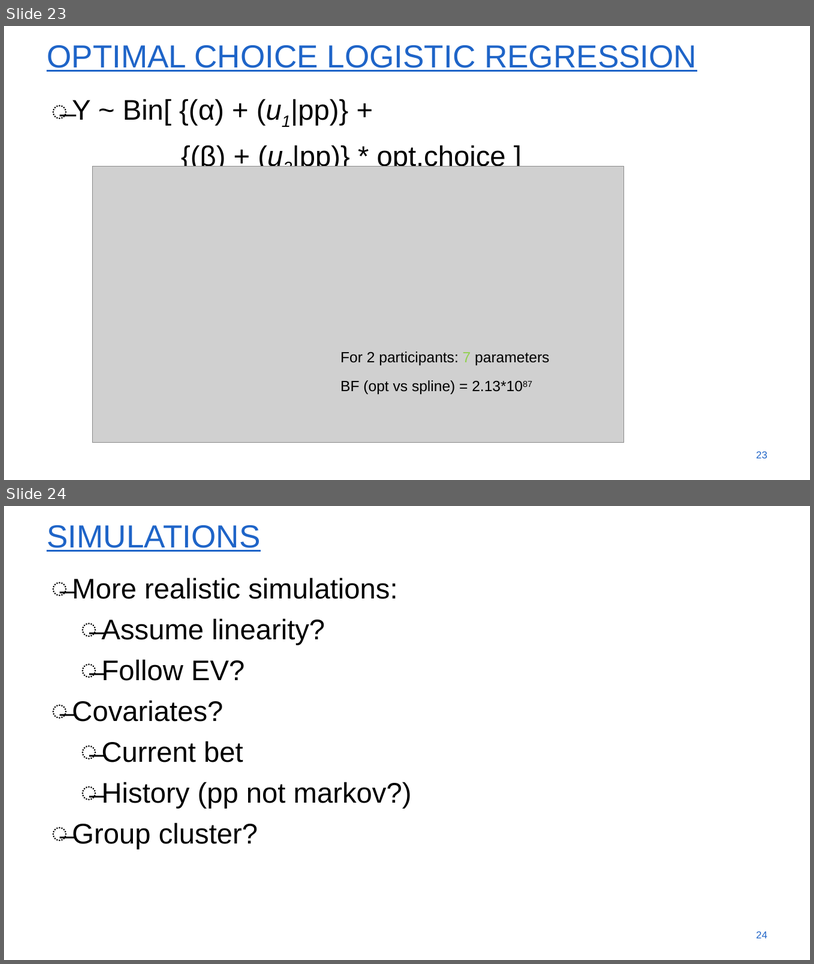
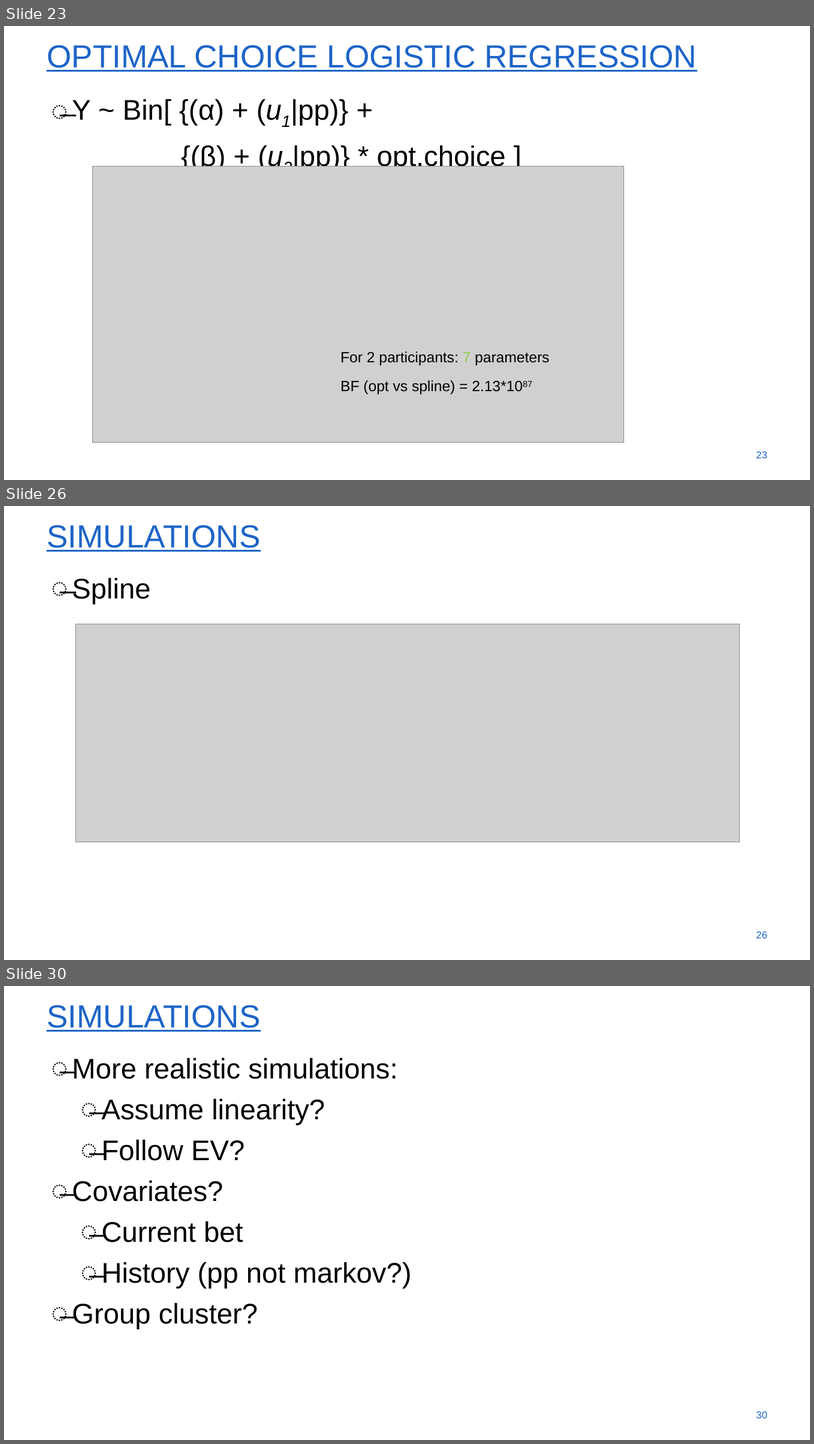
Before and after one commit to SvenWientjes/ModularGraphs-RL, a slide deck: Docs/Hierarchical reward task.pptx. Shown one above the other, each under a label of ours: slides 23 and 24 before the commit, slides 23, 26 and 30 after it; the slides between them are not shown. The pictures are 814x964 and 814x1444 pixels, drawn with LibreOffice and Linux fonts; fonts in the diff are those of the drawing; grey boxes stand for pictures; background and template pictures are left out. Boxes give left, top, right and bottom in pixels: in the first picture for what was removed or moved away, otherwise in the second. Text is boxed around its words. In the diff, an @@ line names an element or a change of style, - is before the commit and + after.

```diff
--- a/Docs/Hierarchical reward task.pptx
+++ b/Docs/Hierarchical reward task.pptx
@@ slide 26 added at (x1=4, y1=506, x2=810, y2=960), background #FFFFFF @@
@@ title added at (x1=47, y1=525, x2=260, y2=552), 54 pt, text #1E64C8, underline @@
+SIMULATIONS
@@ text added at (x1=72, y1=577, x2=150, y2=604), 48 pt, text #000000 @@
+̶ Spline
@@ picture added at (x1=75, y1=624, x2=740, y2=841) @@
@@ page number added at (x1=756, y1=931, x2=768, y2=938), 17.1 pt, text #1E64C8 @@
+26
@@ what was slide 24 is now slide 30 @@
@@ page number at (x1=756, y1=1411, x2=768, y2=1418): text changed @@
-24
+30
```
Also in this commit, not shown: 5 other slides added.
